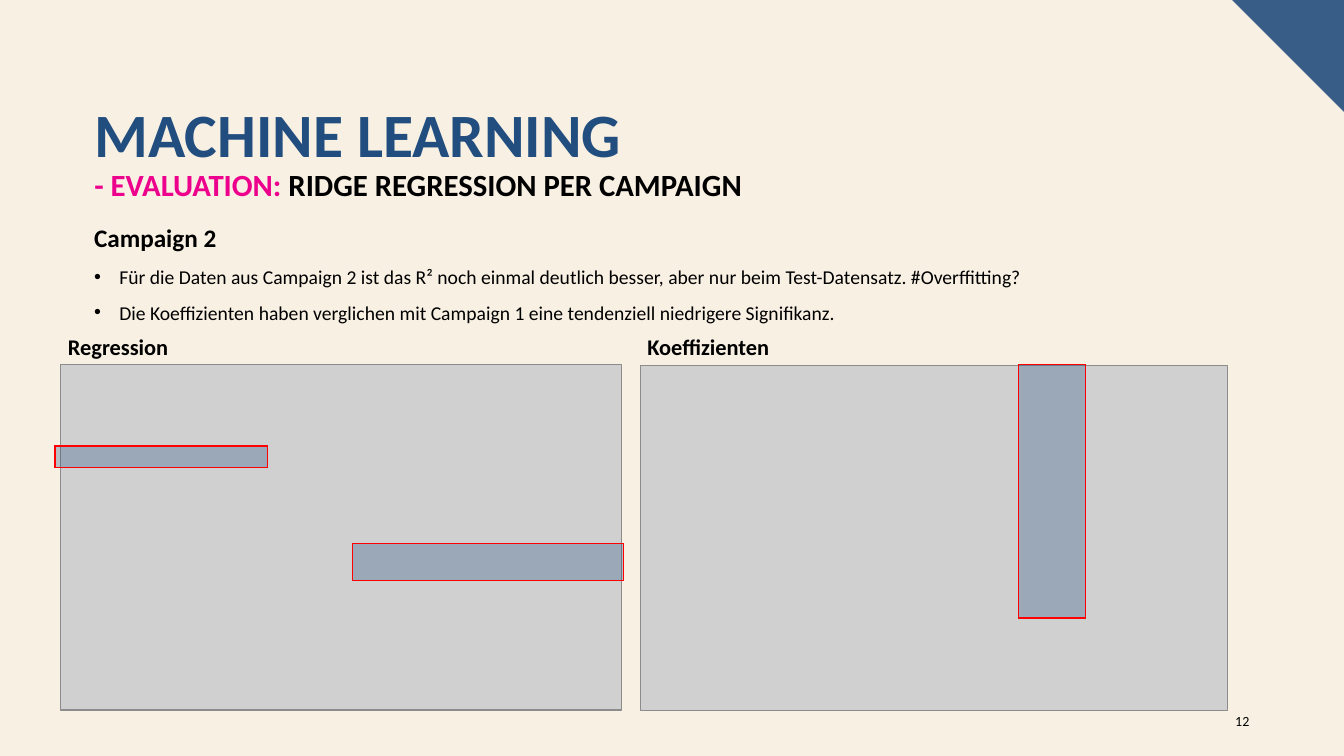
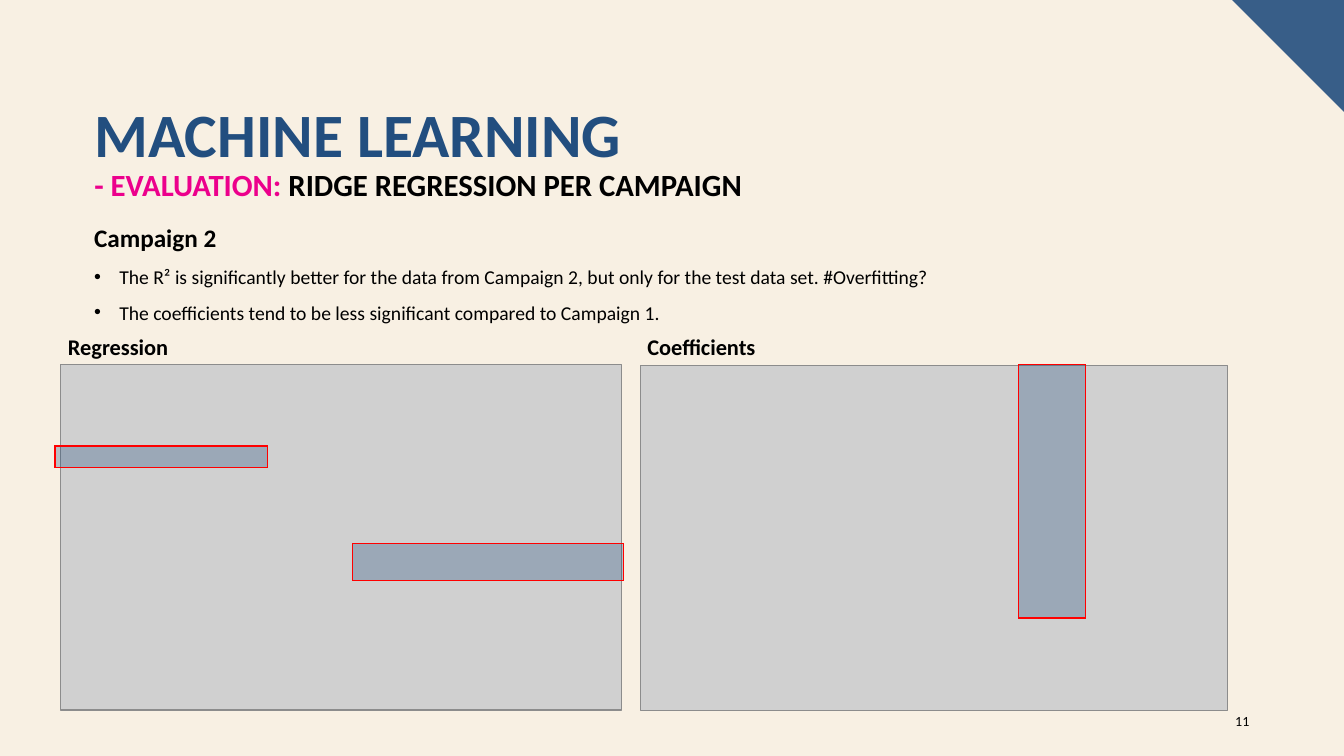
Before and after one commit to oliverschulz1983/Machine-learning-in-online-marketing-analysis-and-identification-of-optimisation-opportunities, a slide deck: slide 11 of Machine_Learning_in_Online_Marketing.pptx (slide 12 before the commit). Drawn at 1344x756 pixels with LibreOffice and Linux fonts; fonts in the diff are those of the drawing; grey boxes stand for pictures. Boxes give left, top, right and bottom in pixels: in the first picture for what was removed or moved away, otherwise in the second. Text is boxed around its words. In the diff, an @@ line names an element or a change of style, - is before the commit and + after.

```diff
--- a/Machine_Learning_in_Online_Marketing.pptx
+++ b/Machine_Learning_in_Online_Marketing.pptx
@@ text at <box>119,269,927,324</box>: text changed @@
-• Für die Daten aus Campaign 2 ist das R² noch einmal deutlich besser, aber nur beim Test-Datensatz. #Overffitting?
-• Die Koeffizienten haben verglichen mit Campaign 1 eine tendenziell niedrigere Signifikanz.
+• The R² is significantly better for the data from Campaign 2, but only for the test data set. #Overfitting?
+• The coefficients tend to be less significant compared to Campaign 1.
@@ text at <box>647,339,755,355</box>: text changed @@
-Koeffizienten
+Coefficients
@@ page number at <box>1235,717,1249,726</box>: text changed @@
-12
+11
```
Also in this commit, not shown: 14 other slides changed, 2 slides added, 3 slides removed.
